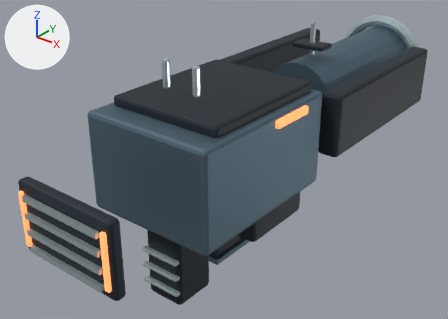
What one commit did to the glTF model godot/first_person/art/weapon-7.glb.
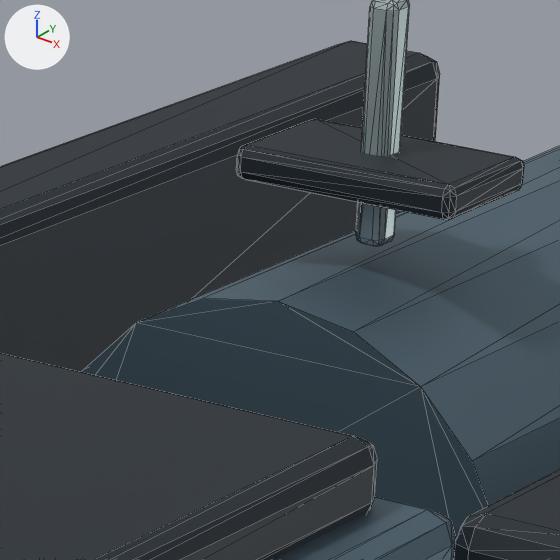
The first picture shows the older version from a 50 mm lens placed at (0.78, -0.778, 0.547), pointed at (-0.069, 0.283, -0.111). The close-ups show the older and then the newer version on the part from 58% to 75% of the width and 7% to 31% of the height of that picture. Only the edits that show in the close-ups are written down. The lights are fixed; the arrows at upper left show +X, +Y and +Z. The close-ups show mesh edges as thin lines. Where no turn or scale is listed for an object, it has been applied to the vertices. Vertices at exactly the same position are counted once.

Objects in the first close-up: 'body-dark', 'body-light', 'body-trim', 'flak-barrel-light'.
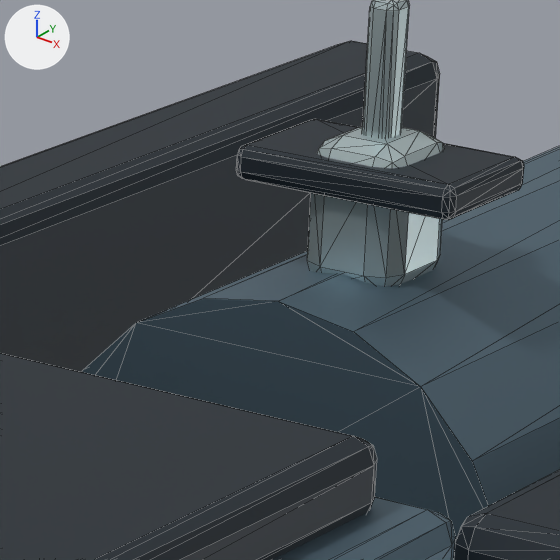
Changed parts and their boxes (x1, y1, x2, y2) in the close-ups (560 x 560 px):
'body-trim', reshaped: before (356, 0, 410, 246); after (307, 0, 444, 286)
part 1 of me_cube_342, added: after (307, 127, 444, 286)

Edits to the bpy script that builds the scene:
```text
Change me_cube_342:
    used by ob_body_trim; location = (-0.172, 0.42, 0.028)
    remove me_cube_342.from_pydata(...)  # 1032 vertices, 1988 faces; spans x -0.007..0.351, y -0.672..0.55, z -0.292..0.169
    add me_cube_342.from_pydata(...)  # 1088 vertices, 2096 faces; spans x -0.007..0.351, y -0.672..0.55, z -0.292..0.169
    me_cube_342 part 1: a new loose piece of 56 vertices spanning x 0.154..0.191, y 0.11..0.151, z 0.058..0.111, in mat_trim (light grey #c5d6d8)
```
